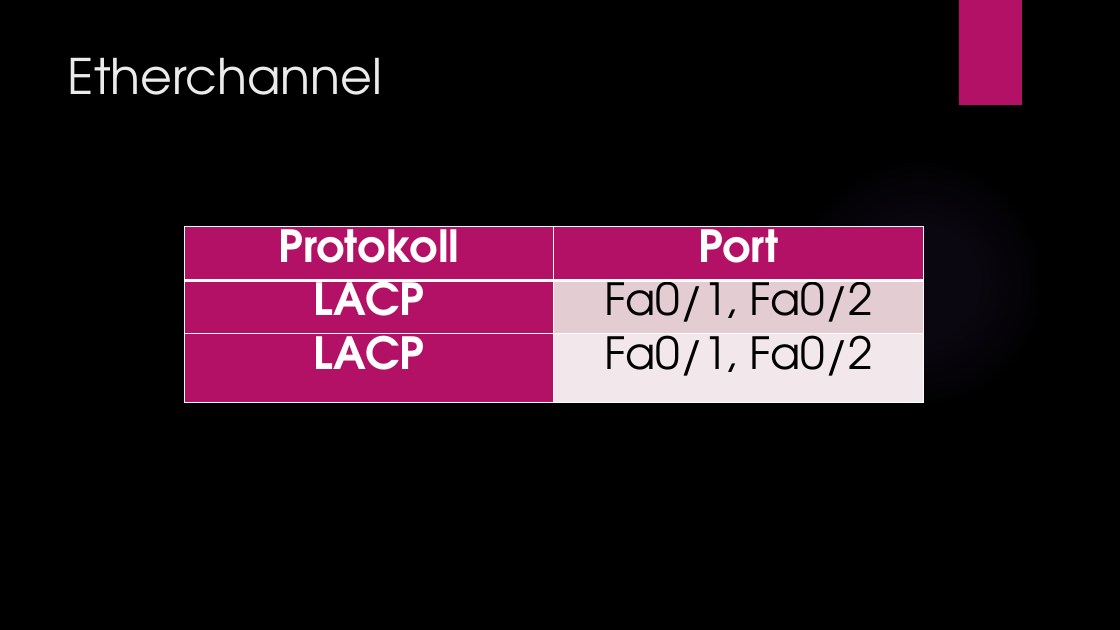
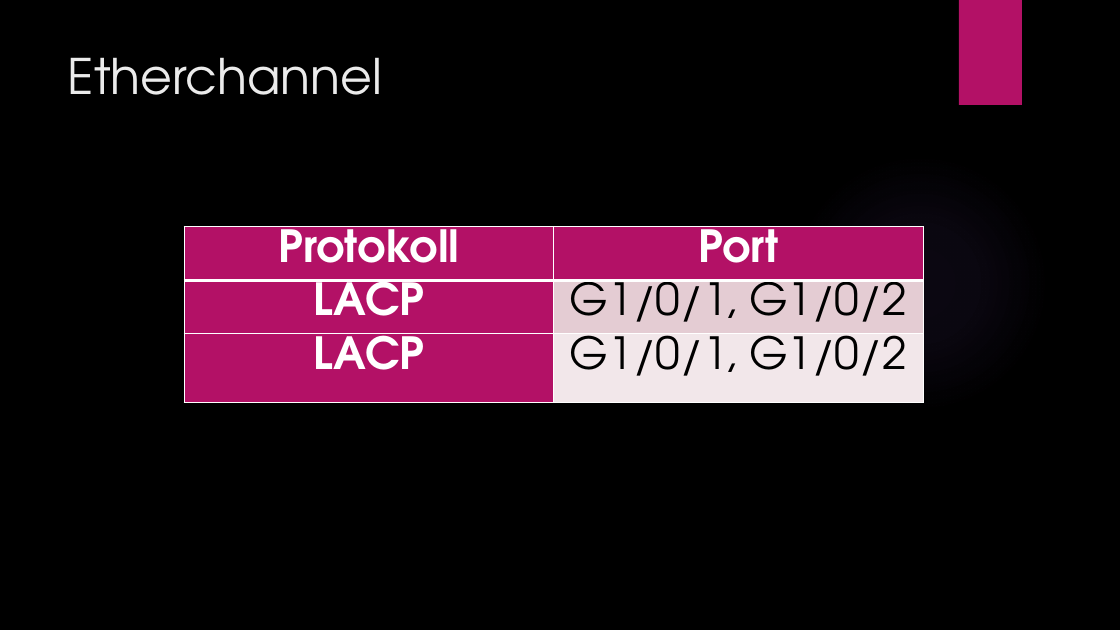
Before and after one commit to LajkaK2006/BorsodNet, a slide deck: slide 6 of Tacos KFT.pptx. Drawn at 1120x630 pixels with LibreOffice and Linux fonts; fonts in the diff are those of the drawing; background and template pictures are left out. Boxes give left, top, right and bottom in pixels: in the first picture for what was removed or moved away, otherwise in the second. Text is boxed around its words. In the diff, an @@ line names an element or a change of style, - is before the commit and + after.

```diff
--- a/Tacos KFT.pptx
+++ b/Tacos KFT.pptx
@@ table at (x1=184, y1=227, x2=923, y2=404) @@
-row 2, column 2: Fa0/1, Fa0/2
+row 2, column 2: G1/0/1, G1/0/2
-row 3, column 2: Fa0/1, Fa0/2
+row 3, column 2: G1/0/1, G1/0/2
```
Also in this commit, not shown: 5 other slides changed.
